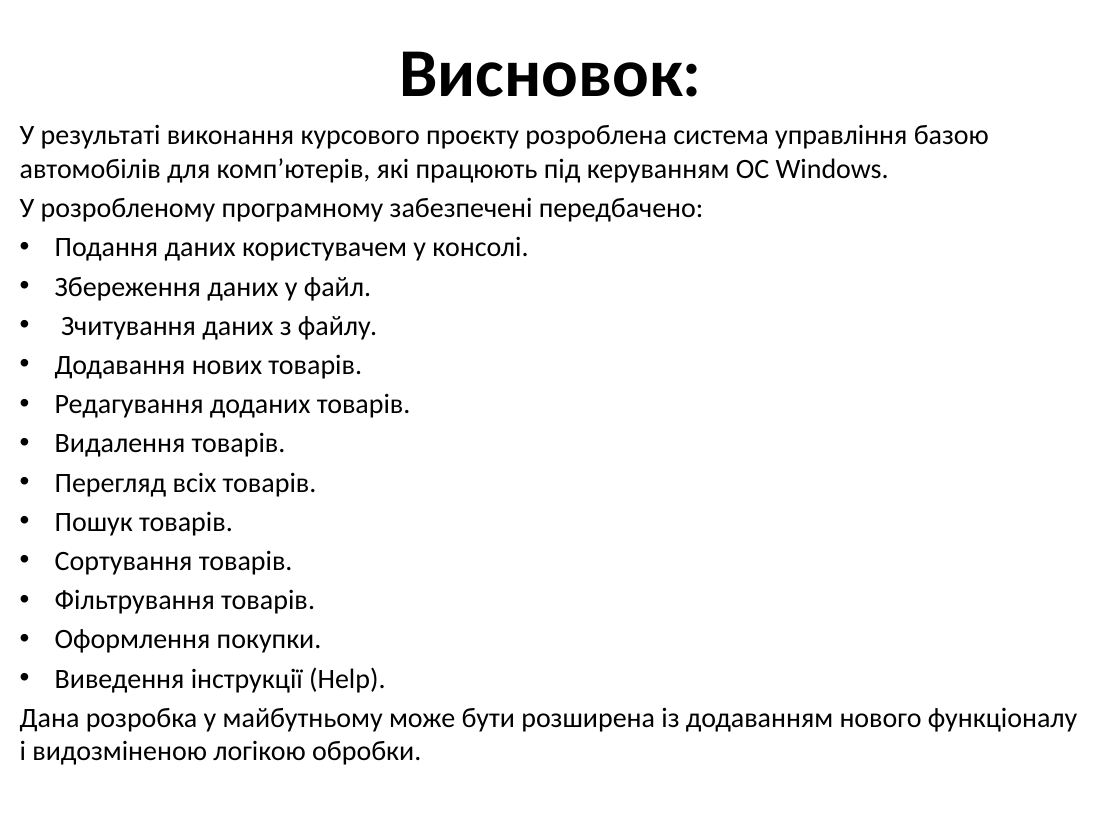
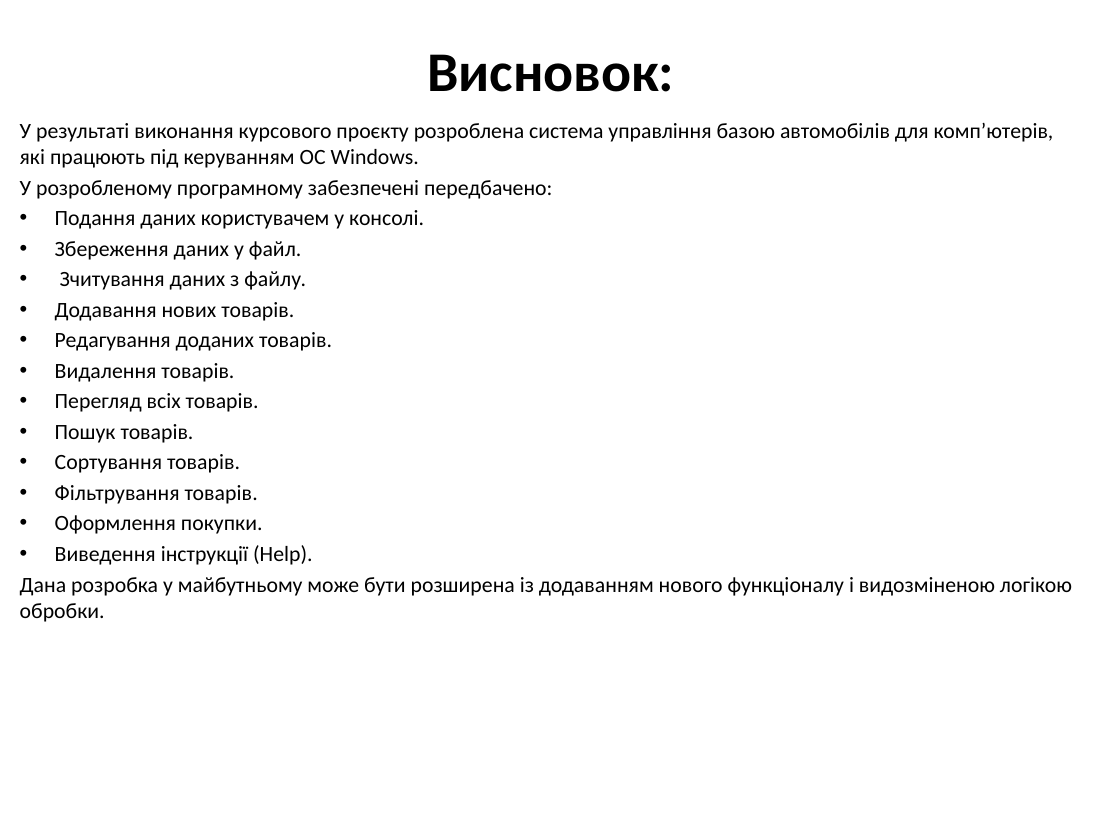
Before and after one commit to maksimkir/Kursova, a slide deck: slide 19 of documentation/Презентація.pptx (slide 16 before the commit). Drawn at 1120x840 pixels with LibreOffice and Linux fonts; fonts in the diff are those of the drawing. Boxes give left, top, right and bottom in pixels: in the first picture for what was removed or moved away, otherwise in the second. Text is boxed around its words. In the diff, an @@ line names an element or a change of style, - is before the commit and + after.

```diff
--- a/documentation/Презентація.pptx
+++ b/documentation/Презентація.pptx
@@ title "Висновок:" at [427, 54, 674, 92]: size 44 to 36 pt @@
@@ subtitle "У результаті виконання курсового проєкту ..." at [20, 123, 1072, 622]: size 18 to 14 pt @@
```
Also in this commit, not shown: 4 other slides changed, 6 slides added, 3 slides removed, 2 other files.
